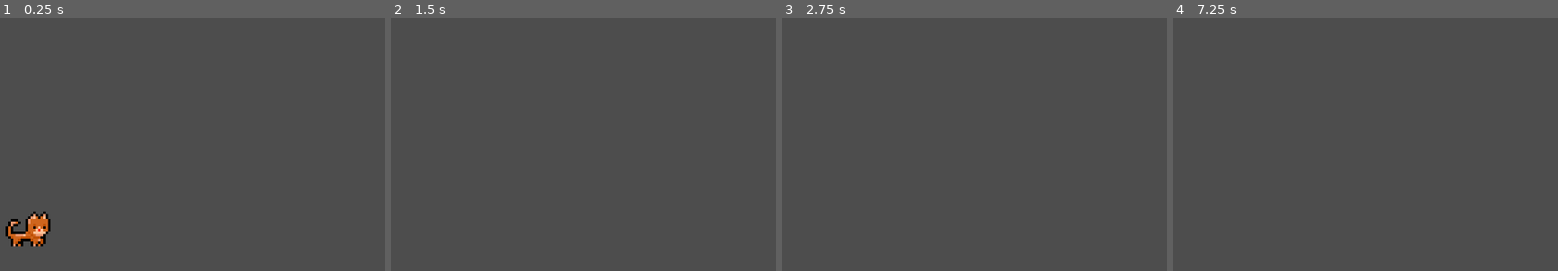
Above: before the commit, frames 1-4 (left to right).
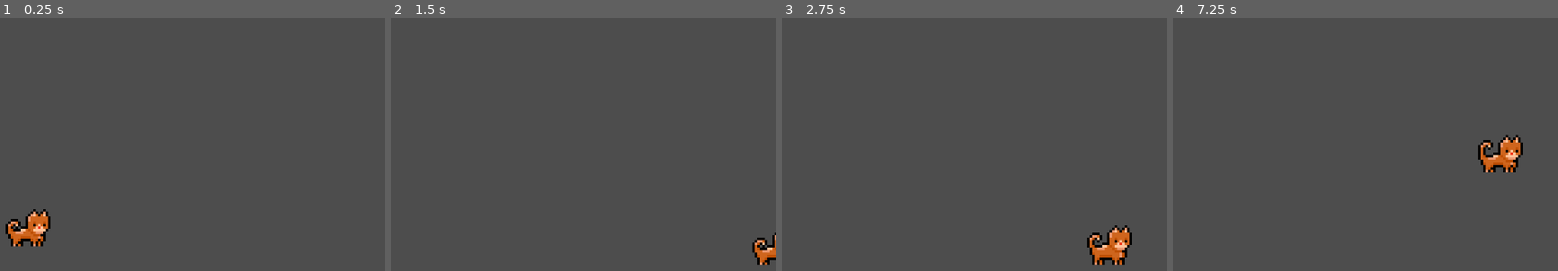
Above: after the commit, the same moments.

Repository: ionutincau/cats
Game: Godot game, scene res://scenes/game.tscn
Same seed, same stepped clock (60 frames per second), same inputs: the game is played once before the commit and once after it.
Inputs:
- Up to frame 1 (0.25 s): no input
- Up to frame 2 (1.5 s): tap Enter (ui_accept) at 0.5, 0.77 s; hold Right (ui_right) from 0.53 s (still down)
- Up to frame 3 (2.75 s): tap Enter (ui_accept) at 1.52, 2 s; release Right (ui_right) at 2.03 s; hold Left (ui_left) from 2.03 s (still down)
- Up to frame 4 (7.25 s): release Left (ui_left) at 2.78 s; hold Right (ui_right) 2.78-4.28 s; tap Enter (ui_accept) at 3.02, 3.5, 3.77, 4.25, 4.52, 5, 5.75, 6.02, 6.77 s; hold Left (ui_left) 4.28-5.03 s; hold Right (ui_right) 5.03-5.78 s; hold Left (ui_left) from 5.78 s (still down)

The runs differ from the first frame. In frame 1, 0.6% of the frame differs, in the area x 1-14%, y 75-90%; in frame 2, 0.5%; in frame 3, 1.3%, in the area x 79-91%, y 81-98%; in frame 4, 1.2%.

Commit message:
decrease speed

Diff:
--- a/scenes/player.tscn
+++ b/scenes/player.tscn
@@ -50,7 +50,7 @@
 sprite_frames = SubResource("SpriteFrames_tuyoq")
 animation = &"idle"
 autoplay = "idle"
-frame_progress = 0.00899913
+frame_progress = 0.585636
 
 [node name="CollisionShape2D" type="CollisionShape2D" parent="."]
 position = Vector2(0, -6)
--- a/scripts/player.gd
+++ b/scripts/player.gd
@@ -1,8 +1,8 @@
 extends CharacterBody2D
 
 
-const SPEED = 300.0
-const JUMP_VELOCITY = -400.0
+const SPEED = 150.0
+const JUMP_VELOCITY = -300.0
 
 
 func _physics_process(delta: float) -> void:
